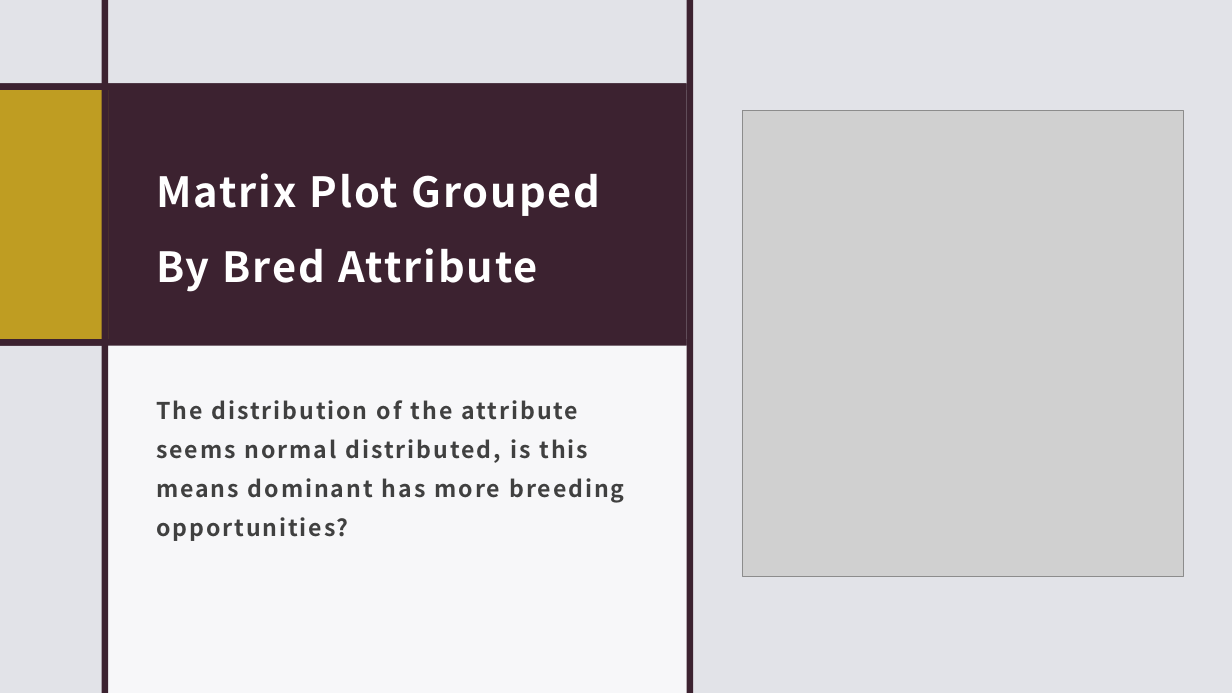
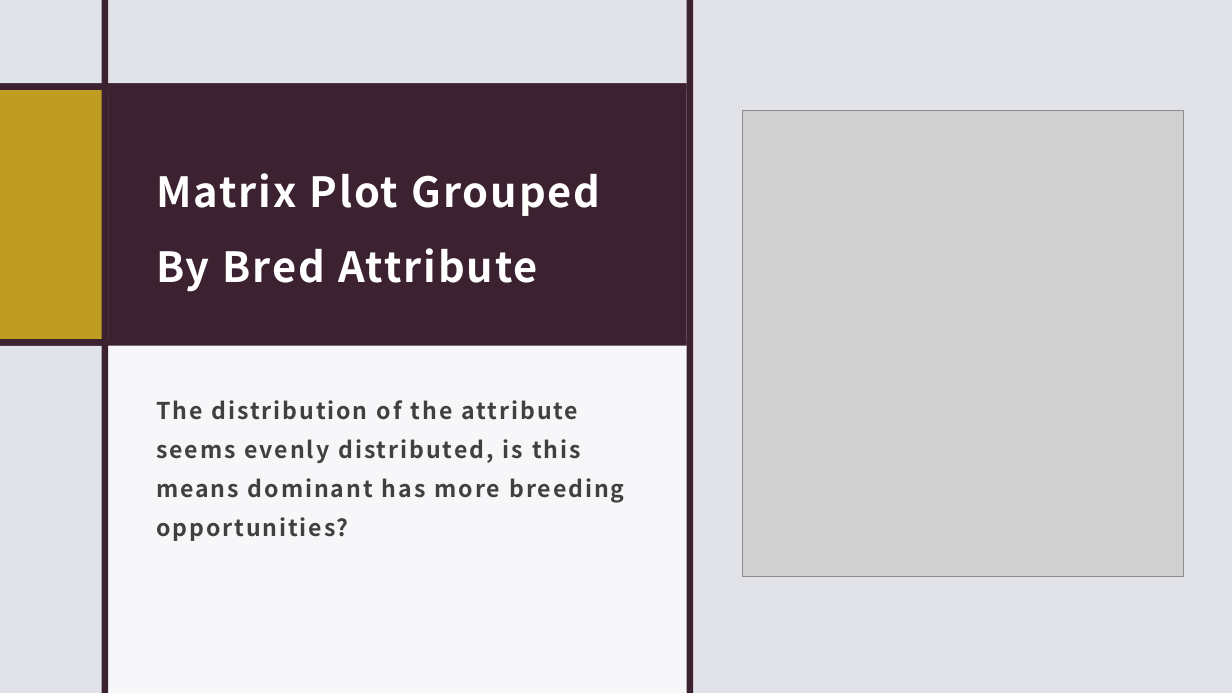
Before and after one commit to VUDataSci/data-presentation-FrankYang7777, a slide deck: slide 6 of Bison_Presentation.pptx. Drawn at 1232x693 pixels with LibreOffice and Linux fonts; fonts in the diff are those of the drawing; grey boxes stand for pictures. Boxes give left, top, right and bottom in pixels: in the first picture for what was removed or moved away, otherwise in the second. Text is boxed around its words. In the diff, an @@ line names an element or a change of style, - is before the commit and + after.

```diff
--- a/Bison_Presentation.pptx
+++ b/Bison_Presentation.pptx
@@ text at bbox=[156, 400, 624, 541]: text changed @@
-The distribution of the attribute seems normal distributed, is this means dominant has more breeding opportunities?
+The distribution of the attribute seems evenly distributed, is this means dominant has more breeding opportunities?
```
Also in this commit, not shown: 2 other slides changed, 1 other file.
